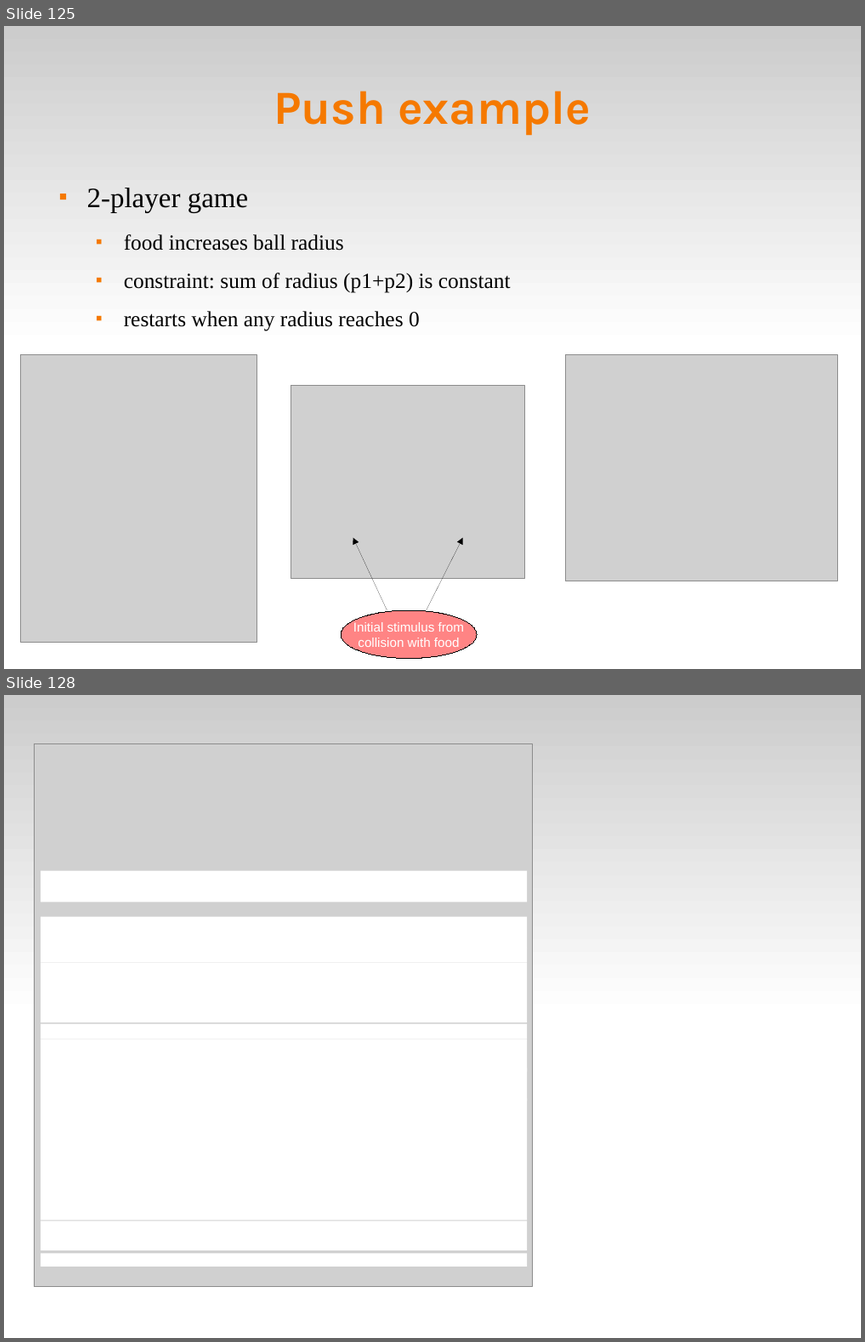
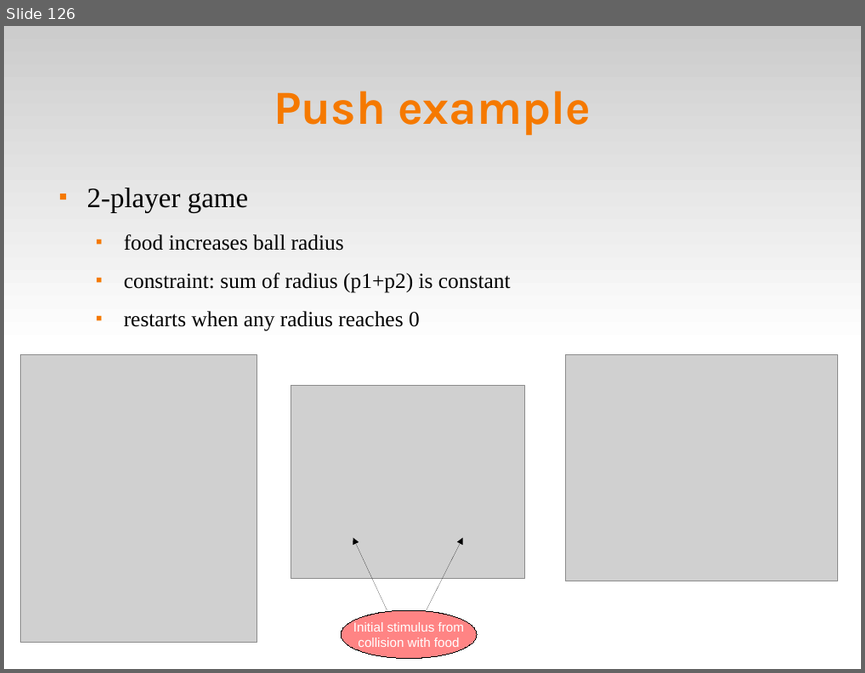
Before and after one commit to fsantanna-no/ceu-docs, a slide deck: ceu_curryon-expanded.odp. Shown one above the other, each under a label of ours: slides 125 and 128 before the commit, slide 126 after it; the slides between them are not shown. The pictures are 865x1342 and 865x673 pixels, drawn with LibreOffice and Linux fonts; fonts in the diff are those of the drawing; grey boxes stand for pictures. Boxes give left, top, right and bottom in pixels: in the first picture for what was removed or moved away, otherwise in the second. Text is boxed around its words. In the diff, an @@ line names an element or a change of style, - is before the commit and + after.

```diff
--- a/ceu_curryon-expanded.odp
+++ b/ceu_curryon-expanded.odp
@@ slide 128 removed at [4,695,861,1338], background #FFFFFF; not listed: 1 template element that a slide beside it also shows @@
@@ picture removed at [35,744,532,1287] @@
@@ rectangle removed at [41,871,528,902] @@
@@ rectangle removed at [41,917,528,947] @@
@@ rectangle removed at [41,947,528,964] @@
@@ rectangle removed at [41,963,528,1022] @@
@@ rectangle removed at [41,1024,528,1039] @@
@@ rectangle removed at [41,1039,528,1072] @@
@@ rectangle removed at [41,1067,528,1100] @@
@@ rectangle removed at [41,1099,528,1205] @@
@@ rectangle removed at [41,1220,528,1235] @@
@@ rectangle removed at [41,1205,528,1219] @@
@@ rectangle removed at [41,1253,528,1266] @@
@@ rectangle removed at [41,1236,528,1251] @@
@@ what was slide 125 is now slide 126 @@
```
Also in this commit, not shown: 8 slides changed, 18 slides added, 16 other slides removed, 2 other files.
